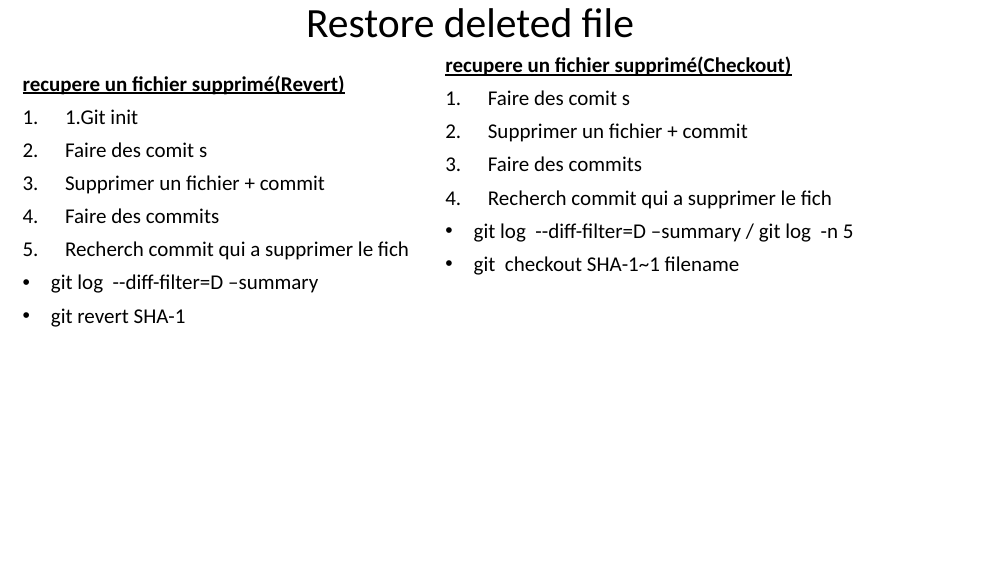
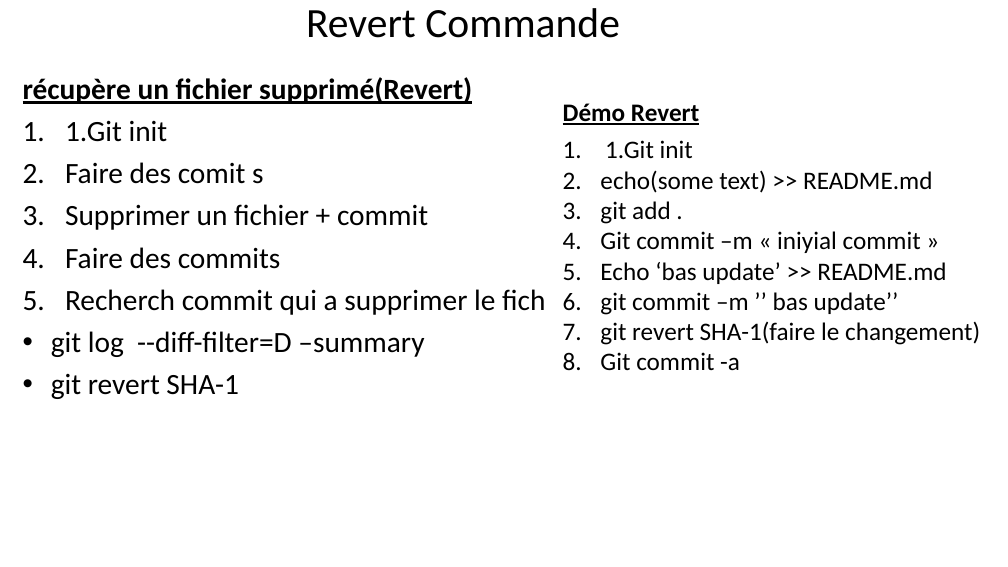
Before and after one commit to belakebiboussad/form, a slide deck: slide 32 of Formation Git.pptx (slide 38 before the commit). Drawn at 1008x567 pixels with LibreOffice and Linux fonts; fonts in the diff are those of the drawing. Boxes give left, top, right and bottom in pixels: in the first picture for what was removed or moved away, otherwise in the second. Text is boxed around its words. In the diff, an @@ line names an element or a change of style, - is before the commit and + after.

```diff
--- a/Formation Git.pptx
+++ b/Formation Git.pptx
@@ title at (306, 8, 620, 38): text changed @@
-Restore deleted file
+Revert Commande
@@ text removed at (445, 56, 854, 275) @@
-recupere un fichier supprimé(Checkout)
-1. Faire des comit s
-2. Supprimer un fichier + commit
-3. Faire des commits
-4. Recherch commit qui a supprimer le fich
-• git log --diff-filter=D –summary / git log -n 5
-• git checkout SHA-1~1 filename
@@ text at (23, 77, 472, 104): text changed; size 20 to 28 pt @@
-recupere un fichier supprimé(Revert)
+récupère un fichier supprimé(Revert)
@@ text added at (563, 103, 980, 370), 24 pt, text #000000 @@
+Démo Revert
+1. 1.Git init
+2. echo(some text) >> README.md
+3. git add .
+4. Git commit –m « iniyial commit »
+5. Echo ‘bas update’ >> README.md
+6. git commit –m ’’ bas update’’
+7. git revert SHA-1(faire le changement)
+8. Git commit -a
@@ text at (23, 120, 545, 399): size 20 to 28 pt in "1.Git init", "Faire des comit s", "Supprimer un fichier + commit", "Faire des commits" and 3 more places @@
```
Also in this commit, not shown: 17 other slides changed, 6 slides added, 6 slides removed, 3 other files.
